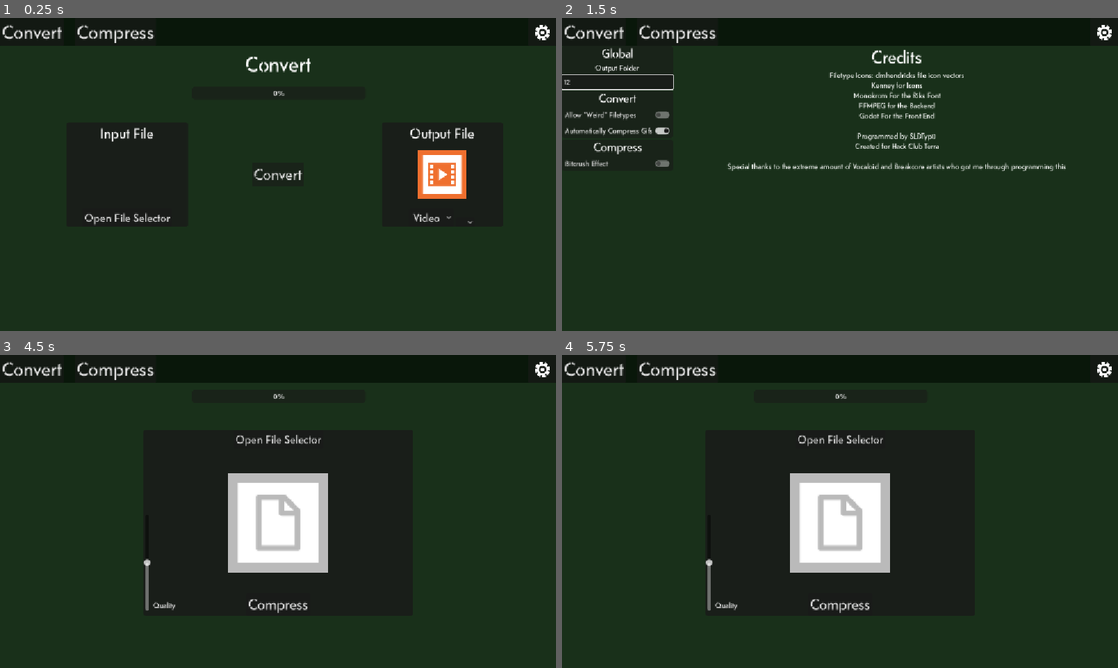
Above: before the commit, frames 1-4 (two rows, left to right).
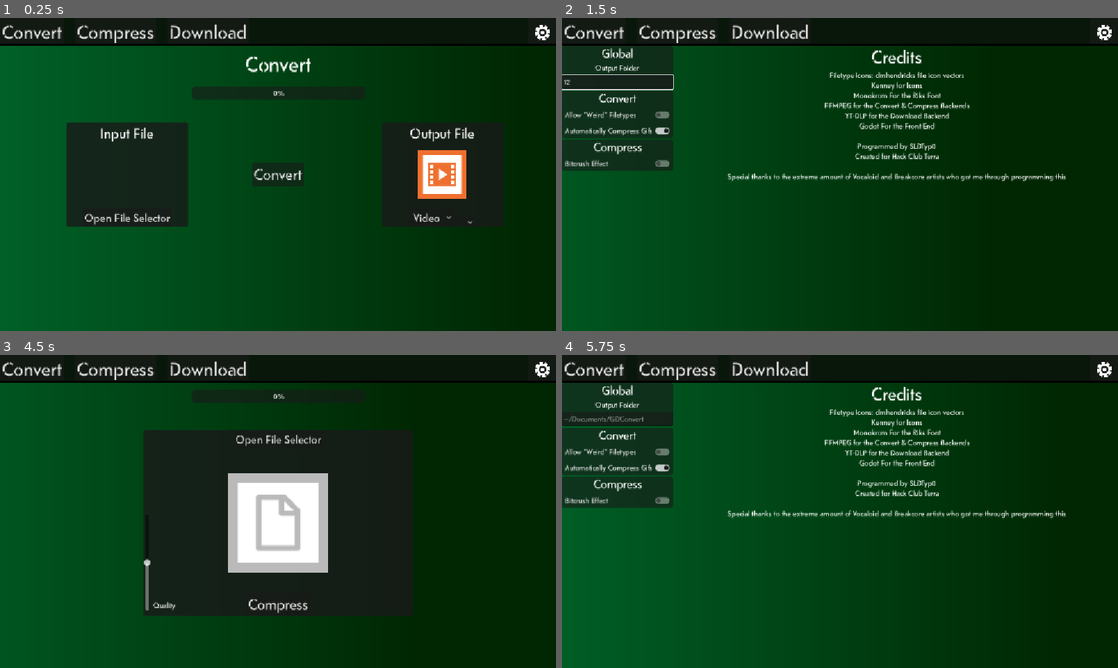
Above: after the commit, the same moments.

Repository: Typ0Codes/ff-mpeg-frontend
Game: Godot game, scene res://Convert.tscn
Same seed, same stepped clock (60 frames per second), same inputs: the game is played once before the commit and once after it.
Inputs (mouse positions are in pixels of both pictures, inside the frame that each line leads up to):
- Up to frame 1 (0.25 s): no input
- Up to frame 2 (1.5 s): click (1101, 30) at 0.5 s; click (617, 80) at 1.27 s; type "12" at 1.35 s
- Up to frame 3 (4.5 s): click (539, 367) at 2 s; click "Convert" at 2.75 s; click "Convert" at 3.5 s; click "Compress" at 4.25 s
- Up to frame 4 (5.75 s): click (1101, 367) at 5 s

The runs differ from the first frame. In frame 1, 75% of the frame differs, in the area x 0-100%, y 2-100%; in frame 2, 82%; in frame 3, 61%; in frame 4, 85%.

Commit message:
GOD motherfuckin DAMN
i litterally ran out of project to do before i got enough time lmao so

Diff:
--- a/Compress.tscn
+++ b/Compress.tscn
@@ -2,16 +2,16 @@
 
 [ext_resource type="Script" uid="uid://cv6t2pwgsxkha" path="res://compress.gd" id="1_51sni"]
 [ext_resource type="Texture2D" uid="uid://cy5mpnlxfljb0" path="res://gear.png" id="1_r5lo5"]
+[ext_resource type="Shader" uid="uid://cymgefk06cptg" path="res://background.gdshader" id="2_2o3ly"]
 [ext_resource type="Theme" uid="uid://dk5gur85t661f" path="res://Defaults.tres" id="2_51sni"]
 [ext_resource type="Texture2D" uid="uid://cxvqvqsp3aqbm" path="res://blank.svg" id="4_rdarn"]
 
-[sub_resource type="StyleBoxFlat" id="StyleBoxFlat_rdarn"]
-content_margin_left = 0.0
-content_margin_top = 0.0
-content_margin_right = 0.0
-content_margin_bottom = 0.0
-bg_color = Color(0.09689999, 0.19, 0.101555, 1)
-corner_detail = 5
+[sub_resource type="ShaderMaterial" id="ShaderMaterial_ocpuc"]
+shader = ExtResource("2_2o3ly")
+shader_parameter/color1 = Color(7.70092e-07, 0.38675863, 0.15870786, 1)
+shader_parameter/color2 = Color(0, 0.14788443, 0.007501707, 1)
+shader_parameter/speed = 0.5
+shader_parameter/range = 0.3
 
 [sub_resource type="StyleBoxFlat" id="StyleBoxFlat_2o3ly"]
 content_margin_left = 0.0
@@ -84,14 +84,14 @@
 video_extensions_weird = PackedStringArray("m4v", "m4p", "3gp", "3g2", "psp", "f4v", "f4p", "avi", "flv", "ogv", "mpg", "gif (uncompressed)")
 image_extensions_weird = PackedStringArray("tga", "avif", "exr", "dpx", "psd", "dng", "raw", "qoi", "pcx")
 
-[node name="BG Color" type="Panel" parent="." unique_id=1108976611]
+[node name="BG Color" type="ColorRect" parent="." unique_id=478672309]
+material = SubResource("ShaderMaterial_ocpuc")
 layout_mode = 1
 anchors_preset = 15
 anchor_right = 1.0
 anchor_bottom = 1.0
 grow_horizontal = 2
 grow_vertical = 2
-theme_override_styles/panel = SubResource("StyleBoxFlat_rdarn")
 
 [node name="ControlBar" type="PanelContainer" parent="." unique_id=248007803]
 layout_mode = 1
@@ -110,6 +110,7 @@
 
 [node name="HBoxContainer" type="HBoxContainer" parent="ControlBar" unique_id=2058535225]
 layout_mode = 2
+size_flags_horizontal = 0
 theme_override_constants/separation = 23
 
 [node name="Convert" type="Button" parent="ControlBar/HBoxContainer" unique_id=1225518417]
@@ -125,6 +126,19 @@
 theme = ExtResource("2_51sni")
 theme_override_font_sizes/font_size = 40
 text = "Compress"
+
+[node name="Download" type="Button" parent="ControlBar/HBoxContainer" unique_id=1497695070]
+layout_mode = 2
+size_flags_horizontal = 0
+theme = ExtResource("2_51sni")
+theme_override_font_sizes/font_size = 40
+text = "Download"
+
+[node name="ColorRect" type="ColorRect" parent="ControlBar" unique_id=1009081062]
+custom_minimum_size = Vector2(0, 4.23)
+layout_mode = 2
+size_flags_vertical = 8
+color = Color(0, 0, 0, 1)
 
 [node name="InputFile" type="PanelContainer" parent="." unique_id=1240003551]
 layout_mode = 1
@@ -256,6 +270,7 @@
 
 [connection signal="pressed" from="ControlBar/Settings" to="." method="_on_settings_pressed"]
 [connection signal="pressed" from="ControlBar/HBoxContainer/Convert" to="." method="_on_convert_pressed"]
+[connection signal="pressed" from="ControlBar/HBoxContainer/Download" to="." method="_on_download_pressed"]
 [connection signal="pressed" from="InputFile/Button" to="." method="_on_file_selector_pressed"]
 [connection signal="pressed" from="InputFile/compress" to="." method="compress"]
 [connection signal="file_selected" from="InputFile/InputFileDialog" to="." method="_on_input_file_dialog_file_selected"]
--- a/Convert.tscn
+++ b/Convert.tscn
@@ -7,14 +7,14 @@
 [ext_resource type="Texture2D" uid="uid://bcixt3rls64u4" path="res://Video.svg" id="3_x3lue"]
 [ext_resource type="Texture2D" uid="uid://sg3anh6gl5tp" path="res://Image.svg" id="4_65hhb"]
 [ext_resource type="Texture2D" uid="uid://d35r1gm0dc0ip" path="res://Folder.svg" id="5_x3lue"]
-
-[sub_resource type="StyleBoxFlat" id="StyleBoxFlat_3lg8h"]
-content_margin_left = 0.0
-content_margin_top = 0.0
-content_margin_right = 0.0
-content_margin_bottom = 0.0
-bg_color = Color(0.09689999, 0.19, 0.101555, 1)
-corner_detail = 5
+[ext_resource type="Shader" uid="uid://cymgefk06cptg" path="res://background.gdshader" id="6_sgrap"]
+
+[sub_resource type="ShaderMaterial" id="ShaderMaterial_1636d"]
+shader = ExtResource("6_sgrap")
+shader_parameter/color1 = Color(7.70092e-07, 0.38675863, 0.15870786, 1)
+shader_parameter/color2 = Color(0, 0.14788443, 0.007501707, 1)
+shader_parameter/speed = 0.5
+shader_parameter/range = 0.3
 
 [sub_resource type="StyleBoxFlat" id="StyleBoxFlat_gih14"]
 content_margin_left = 0.0
@@ -79,20 +79,20 @@
 Image_Image = ExtResource("4_65hhb")
 Folder_Image = ExtResource("5_x3lue")
 
-[node name="BG Color" type="Panel" parent="." unique_id=1914869696]
+[node name="BG Color" type="ColorRect" parent="." unique_id=591496267]
+material = SubResource("ShaderMaterial_1636d")
 layout_mode = 1
 anchors_preset = 15
 anchor_right = 1.0
 anchor_bottom = 1.0
 grow_horizontal = 2
 grow_vertical = 2
-theme_override_styles/panel = SubResource("StyleBoxFlat_3lg8h")
 
 [node name="ControlBar" type="PanelContainer" parent="." unique_id=445110249]
 layout_mode = 1
 anchors_preset = 10
 anchor_right = 1.0
-offset_bottom = 33.725
+offset_bottom = 58.0
 grow_horizontal = 2
 theme_override_styles/panel = SubResource("StyleBoxFlat_gih14")
 
@@ -120,6 +120,19 @@
 theme = ExtResource("2_bypvw")
 theme_override_font_sizes/font_size = 40
 text = "Compress"
+
+[node name="Download" type="Button" parent="ControlBar/HBoxContainer" unique_id=1814827925]
+layout_mode = 2
+size_flags_horizontal = 0
+theme = ExtResource("2_bypvw")
+theme_override_font_sizes/font_size = 40
+text = "Download"
+
+[node name="ColorRect" type="ColorRect" parent="ControlBar" unique_id=1473350903]
+custom_minimum_size = Vector2(0, 4.23)
+layout_mode = 2
+size_flags_vertical = 8
+color = Color(0, 0, 0, 1)
 
 [node name="Label" type="Label" parent="." unique_id=78067633]
 layout_mode = 1
@@ -322,6 +335,7 @@
 
 [connection signal="pressed" from="ControlBar/Settings" to="." method="_on_settings_pressed"]
 [connection signal="pressed" from="ControlBar/HBoxContainer/Compress" to="." method="_on_compress_pressed"]
+[connection signal="pressed" from="ControlBar/HBoxContainer/Download" to="." method="_on_download_pressed"]
 [connection signal="pressed" from="InputFile/Button" to="." method="_on_input_file_selector_button_pressed"]
 [connection signal="dir_selected" from="InputFile/InputFileDialog" to="." method="_on_input_file_dialog_dir_selected"]
 [connection signal="file_selected" from="InputFile/InputFileDialog" to="." method="_on_input_file_dialog_file_selected"]
--- /dev/null
+++ b/Download.tscn
@@ -0,0 +1,265 @@
+[gd_scene format=3 uid="uid://xyua018wfcbu"]
+
+[ext_resource type="Script" uid="uid://duxbgqa2vtjla" path="res://download.gd" id="1_ltk6p"]
+[ext_resource type="Texture2D" uid="uid://cy5mpnlxfljb0" path="res://gear.png" id="1_m0uox"]
+[ext_resource type="Theme" uid="uid://dk5gur85t661f" path="res://Defaults.tres" id="2_ltk6p"]
+[ext_resource type="Shader" uid="uid://cymgefk06cptg" path="res://background.gdshader" id="2_r3wti"]
+[ext_resource type="FontFile" uid="uid://ffpgrfffcbn6" path="res://Riks-Normal.otf" id="4_1636d"]
+
+[sub_resource type="ShaderMaterial" id="ShaderMaterial_brwv2"]
+shader = ExtResource("2_r3wti")
+shader_parameter/color1 = Color(7.70092e-07, 0.38675863, 0.15870786, 1)
+shader_parameter/color2 = Color(0, 0.14788443, 0.007501707, 1)
+shader_parameter/speed = 0.5
+shader_parameter/range = 0.3
+
+[sub_resource type="StyleBoxFlat" id="StyleBoxFlat_r3wti"]
+content_margin_left = 0.0
+content_margin_top = 0.0
+content_margin_right = 0.0
+content_margin_bottom = 0.0
+bg_color = Color(0.03750939, 0.09221437, 0.039877687, 1)
+corner_detail = 5
+
+[sub_resource type="StyleBoxFlat" id="StyleBoxFlat_brwv2"]
+content_margin_left = 0.0
+content_margin_top = 0.0
+content_margin_right = 0.0
+content_margin_bottom = 0.0
+bg_color = Color(0.1, 0.1, 0.1, 0.8039216)
+corner_radius_top_left = 5
+corner_radius_top_right = 5
+corner_radius_bottom_right = 5
+corner_radius_bottom_left = 5
+corner_detail = 5
+
+[sub_resource type="StyleBoxFlat" id="StyleBoxFlat_gylkq"]
+content_margin_left = 4.0
+content_margin_top = 4.0
+content_margin_right = 4.0
+content_margin_bottom = 4.0
+bg_color = Color(0.1, 0.1, 0.1, 0.8627451)
+border_width_bottom = 2
+border_color = Color(0, 0, 0, 0.6)
+corner_radius_top_left = 3
+corner_radius_top_right = 3
+corner_radius_bottom_right = 3
+corner_radius_bottom_left = 3
+corner_detail = 5
+
+[sub_resource type="StyleBoxFlat" id="StyleBoxFlat_srwiv"]
+content_margin_left = 2.0
+content_margin_top = 2.0
+content_margin_right = 2.0
+content_margin_bottom = 2.0
+bg_color = Color(0.1, 0.1, 0.1, 0.59607846)
+corner_radius_top_left = 6
+corner_radius_top_right = 6
+corner_radius_bottom_right = 6
+corner_radius_bottom_left = 6
+corner_detail = 6
+
+[sub_resource type="StyleBoxFlat" id="StyleBoxFlat_n01q7"]
+content_margin_left = 2.0
+content_margin_top = 2.0
+content_margin_right = 2.0
+content_margin_bottom = 2.0
+bg_color = Color(0, 0.64510465, 0.24697137, 1)
+corner_radius_top_left = 6
+corner_radius_top_right = 6
+corner_radius_bottom_right = 6
+corner_radius_bottom_left = 6
+corner_detail = 6
+
+[node name="Control" type="Control" unique_id=110100424]
+layout_mode = 3
+anchors_preset = 15
+anchor_right = 1.0
+anchor_bottom = 1.0
+grow_horizontal = 2
+grow_vertical = 2
+script = ExtResource("1_ltk6p")
+
+[node name="BG Color" type="ColorRect" parent="." unique_id=1320620665]
+material = SubResource("ShaderMaterial_brwv2")
+layout_mode = 1
+anchors_preset = 15
+anchor_right = 1.0
+anchor_bottom = 1.0
+grow_horizontal = 2
+grow_vertical = 2
+
+[node name="ControlBar" type="PanelContainer" parent="." unique_id=2113647062]
+layout_mode = 1
+anchors_preset = 10
+anchor_right = 1.0
+offset_bottom = 33.725
+grow_horizontal = 2
+theme_override_styles/panel = SubResource("StyleBoxFlat_r3wti")
+
+[node name="Settings" type="Button" parent="ControlBar" unique_id=466998112]
+layout_mode = 2
+size_flags_horizontal = 8
+offset_transform_scale = Vector2(0.475, 0.475)
+icon = ExtResource("1_m0uox")
+alignment = 2
+
+[node name="HBoxContainer" type="HBoxContainer" parent="ControlBar" unique_id=440670943]
+layout_mode = 2
+size_flags_horizontal = 0
+theme_override_constants/separation = 23
+
+[node name="Convert" type="Button" parent="ControlBar/HBoxContainer" unique_id=740442630]
+layout_mode = 2
+size_flags_horizontal = 0
+theme = ExtResource("2_ltk6p")
+theme_override_font_sizes/font_size = 40
+text = "Convert"
+
+[node name="Compress" type="Button" parent="ControlBar/HBoxContainer" unique_id=2070327682]
+layout_mode = 2
+size_flags_horizontal = 0
+theme = ExtResource("2_ltk6p")
+theme_override_font_sizes/font_size = 40
+text = "Compress"
+
+[node name="Download" type="Button" parent="ControlBar/HBoxContainer" unique_id=1874785311]
+layout_mode = 2
+size_flags_horizontal = 0
+theme = ExtResource("2_ltk6p")
+theme_override_font_sizes/font_size = 40
+text = "Download"
+
+[node name="ColorRect" type="ColorRect" parent="ControlBar" unique_id=1959752401]
+custom_minimum_size = Vector2(0, 4.23)
+layout_mode = 2
+size_flags_vertical = 8
+color = Color(0, 0, 0, 1)
+
+[node name="InputFile" type="PanelContainer" parent="." unique_id=349866721]
+layout_mode = 1
+anchors_preset = 8
+anchor_left = 0.5
+anchor_top = 0.5
+anchor_right = 0.5
+anchor_bottom = 0.5
+offset_left = -159.25
+offset_top = -90.0
+offset_right = 159.25
+offset_bottom = 58.0
+grow_horizontal = 2
+grow_vertical = 2
+theme_override_styles/panel = SubResource("StyleBoxFlat_brwv2")
+
+[node name="InputFileDialog" type="FileDialog" parent="InputFile" unique_id=1039292736]
+oversampling_override = 1.0
+title = "Open a File"
+file_mode = 0
+access = 2
+use_native_dialog = true
+
+[node name="Label" type="Label" parent="InputFile" unique_id=1237558302]
+layout_mode = 2
+size_flags_vertical = 0
+offset_transform_enabled = true
+offset_transform_position = Vector2(0, 5.995)
+offset_transform_position_ratio = Vector2(0, 2.235)
+offset_transform_visual_only = false
+theme = ExtResource("2_ltk6p")
+horizontal_alignment = 1
+clip_text = true
+text_overrun_behavior = 5
+
+[node name="LineEdit" type="LineEdit" parent="InputFile" unique_id=60885789]
+custom_minimum_size = Vector2(277.83, 0)
+layout_mode = 2
+size_flags_horizontal = 4
+size_flags_vertical = 0
+offset_transform_enabled = true
+offset_transform_position_ratio = Vector2(0, 1.665)
+offset_transform_visual_only = false
+theme_override_styles/normal = SubResource("StyleBoxFlat_gylkq")
+placeholder_text = "URL"
+
+[node name="Label2" type="Label" parent="InputFile" unique_id=886003371]
+layout_mode = 2
+size_flags_vertical = 0
+theme_override_fonts/font = ExtResource("4_1636d")
+theme_override_font_sizes/font_size = 28
+text = "Youtube Downloader"
+horizontal_alignment = 1
+
+[node name="HBoxContainer" type="HBoxContainer" parent="InputFile" unique_id=381860456]
+layout_mode = 2
+size_flags_vertical = 8
+
+[node name="CheckButton" type="CheckButton" parent="InputFile/HBoxContainer" unique_id=476124820]
+layout_mode = 2
+size_flags_horizontal = 0
+size_flags_vertical = 8
+text = "Audio Only"
+
+[node name="Download" type="Button" parent="InputFile/HBoxContainer" unique_id=401837491]
+layout_mode = 2
+size_flags_horizontal = 4
+size_flags_vertical = 8
+offset_transform_visual_only = false
+theme = ExtResource("2_ltk6p")
+theme_override_font_sizes/font_size = 31
+text = "Download"
+
+[node name="ProgressBar" type="ProgressBar" parent="." unique_id=1462790950]
+layout_mode = 1
+anchors_preset = 5
+anchor_left = 0.5
+anchor_right = 0.5
+offset_left = -177.82999
+offset_top = 141.675
+offset_right = 181.40369
+offset_bottom = 168.67505
+grow_horizontal = 2
+theme = ExtResource("2_ltk6p")
+theme_override_styles/background = SubResource("StyleBoxFlat_srwiv")
+theme_override_styles/fill = SubResource("StyleBoxFlat_n01q7")
+max_value = 1.0
+step = 0.001
+
+[node name="YouWin" type="Button" parent="." unique_id=1606998318]
+visible = false
+layout_mode = 1
+anchors_preset = 5
+anchor_left = 0.5
+anchor_right = 0.5
+offset_left = -76.95999
+offset_top = 175.5
+offset_right = 79.036865
+offset_bottom = 202.50005
+grow_horizontal = 2
+theme = ExtResource("2_ltk6p")
+text = "...Converted Succesfully!"
+
+[node name="ErrorMsg" type="Label" parent="." unique_id=1832529255]
+visible = false
+layout_mode = 1
+anchors_preset = 5
+anchor_left = 0.5
+anchor_right = 0.5
+offset_left = -76.95999
+offset_top = 175.5
+offset_right = 86.04004
+offset_bottom = 204.5
+grow_horizontal = 2
+theme = ExtResource("2_ltk6p")
+text = "You Are Fucked"
+horizontal_alignment = 1
+
+[node name="Timer" type="Timer" parent="." unique_id=1486782862]
+wait_time = 0.2
+
+[connection signal="pressed" from="ControlBar/Settings" to="." method="_on_settings_pressed"]
+[connection signal="pressed" from="ControlBar/HBoxContainer/Convert" to="." method="_on_convert_pressed"]
+[connection signal="pressed" from="ControlBar/HBoxContainer/Compress" to="." method="_on_compress_pressed"]
+[connection signal="text_changed" from="InputFile/LineEdit" to="." method="_on_line_edit_text_changed"]
+[connection signal="toggled" from="InputFile/HBoxContainer/CheckButton" to="." method="_on_check_button_toggled"]
+[connection signal="pressed" from="InputFile/HBoxContainer/Download" to="." method="_on_download_pressed"]
+[connection signal="timeout" from="Timer" to="." method="_on_timer_timeout"]
--- a/Settings.tscn
+++ b/Settings.tscn
@@ -2,15 +2,15 @@
 
 [ext_resource type="Texture2D" uid="uid://cy5mpnlxfljb0" path="res://gear.png" id="1_2fv1l"]
 [ext_resource type="Script" uid="uid://bw31a82tqa7r2" path="res://settings.gd" id="1_mx4kw"]
+[ext_resource type="Shader" uid="uid://cymgefk06cptg" path="res://background.gdshader" id="2_37a8j"]
 [ext_resource type="Theme" uid="uid://dk5gur85t661f" path="res://Defaults.tres" id="2_mx4kw"]
 
-[sub_resource type="StyleBoxFlat" id="StyleBoxFlat_37a8j"]
-content_margin_left = 0.0
-content_margin_top = 0.0
-content_margin_right = 0.0
-content_margin_bottom = 0.0
-bg_color = Color(0.09689999, 0.19, 0.101555, 1)
-corner_detail = 5
+[sub_resource type="ShaderMaterial" id="ShaderMaterial_sfvul"]
+shader = ExtResource("2_37a8j")
+shader_parameter/color1 = Color(7.70092e-07, 0.38675863, 0.15870786, 1)
+shader_parameter/color2 = Color(0, 0.14788443, 0.007501707, 1)
+shader_parameter/speed = 0.5
+shader_parameter/range = 0.3
 
 [sub_resource type="StyleBoxFlat" id="StyleBoxFlat_mx4kw"]
 content_margin_left = 0.0
@@ -45,14 +45,14 @@
 grow_vertical = 2
 script = ExtResource("1_mx4kw")
 
-[node name="BG Color" type="Panel" parent="." unique_id=718647599]
+[node name="BG Color" type="ColorRect" parent="." unique_id=272300056]
+material = SubResource("ShaderMaterial_sfvul")
 layout_mode = 1
 anchors_preset = 15
 anchor_right = 1.0
 anchor_bottom = 1.0
 grow_horizontal = 2
 grow_vertical = 2
-theme_override_styles/panel = SubResource("StyleBoxFlat_37a8j")
 
 [node name="ScrollContainer" type="ScrollContainer" parent="." unique_id=361766174]
 layout_mode = 0
@@ -160,7 +160,8 @@
 text = "Filetype Icons: [url=https://github.com/dmhendricks/file-icon-vectors]dmhendricks file icon vectors[/url]
 Kenney for Icons
 Monokrom For the Riks Font
-FFMPEG for the Backend
+FFMPEG for the Convert & Compress Backends
+YT-DLP for the Download Backend
 Godot For the Front End
 
 Programmed by SLDTyp0
@@ -203,9 +204,23 @@
 theme_override_font_sizes/font_size = 40
 text = "Compress"
 
+[node name="Download" type="Button" parent="ControlBar/HBoxContainer" unique_id=714721508]
+layout_mode = 2
+size_flags_horizontal = 0
+theme = ExtResource("2_mx4kw")
+theme_override_font_sizes/font_size = 40
+text = "Download"
+
+[node name="ColorRect" type="ColorRect" parent="ControlBar" unique_id=630980072]
+custom_minimum_size = Vector2(0, 4.23)
+layout_mode = 2
+size_flags_vertical = 8
+color = Color(0, 0, 0, 1)
+
 [connection signal="text_changed" from="ScrollContainer/HBoxContainer/VBoxContainer/PanelContainer2/VBoxContainer/LineEdit" to="." method="_on_line_edit_text_changed"]
 [connection signal="toggled" from="ScrollContainer/HBoxContainer/VBoxContainer/PanelContainer/VBoxContainer/WeirdFiles" to="." method="_on_weird_files_toggled"]
 [connection signal="toggled" from="ScrollContainer/HBoxContainer/VBoxContainer/PanelContainer/VBoxContainer/AutoCompressGifs" to="." method="_on_auto_compress_gifs_toggled"]
 [connection signal="toggled" from="ScrollContainer/HBoxContainer/VBoxContainer/PanelContainer3/VBoxContainer/Bitcrush" to="." method="_on_bitcrush_toggled"]
 [connection signal="pressed" from="ControlBar/HBoxContainer/Convert" to="." method="_on_convert_pressed"]
 [connection signal="pressed" from="ControlBar/HBoxContainer/Compress" to="." method="_on_compress_pressed"]
+[connection signal="pressed" from="ControlBar/HBoxContainer/Download" to="." method="_on_download_pressed"]
--- /dev/null
+++ b/background.gdshader
@@ -0,0 +1,12 @@
+shader_type canvas_item;
+
+uniform vec4 color1 : source_color = vec4(0.1, 0.0, 0.3, 1.0);
+uniform vec4 color2 : source_color = vec4(0.0, 0.8, 0.9, 1.0);
+uniform float speed = 0.5;
+uniform float range = 0.3; // how far it swings (0.0 - 1.0)
+
+void fragment() {
+    float offset = sin(TIME * speed) * range;
+    float t = clamp(UV.x + offset, 0.0, 1.0);
+    COLOR = mix(color1, color2, t);
+}
--- a/compress.gd
+++ b/compress.gd
@@ -177,6 +177,8 @@
 	inputfile = path
 	print(inputfile)
 
+	$InputFile/Label.text = inputfile
+
 	if (inputfile.get_extension() in audio_extensions) or (inputfile.get_extension() in audio_extensions_weird):
 		VideoOut = false
 		AudioOut = true
@@ -280,3 +282,7 @@
 	ffmpeg_pid = OS.create_process("ffmpeg", a)
 	if ffmpeg_pid == -1:
 		error_handler("ffmpeg failed to launch (upscale pass)")
+
+
+func _on_download_pressed() -> void:
+	get_tree().change_scene_to_file("res://Download.tscn")
--- a/convert.gd
+++ b/convert.gd
@@ -320,3 +320,7 @@
 
 func _on_compress_pressed() -> void:
 	get_tree().change_scene_to_file("res://Compress.tscn")
+
+
+func _on_download_pressed() -> void:
+	get_tree().change_scene_to_file("res://Download.tscn")
--- /dev/null
+++ b/download.gd
@@ -0,0 +1,169 @@
+extends Control
+
+var URL = ''
+var documents_path = OS.get_system_dir(OS.SYSTEM_DIR_DOCUMENTS)
+@onready var outputpath = documents_path + "/GDConvert/"
+
+var progress_path = OS.get_user_data_dir() + "/Progress/"
+var yt_pid := -1
+var yt_log := ""
+var log_pos := 0
+var had_error := false
+var wav_only := false
+
+var percent_regex := RegEx.new()
+var item_regex := RegEx.new()
+var frag_regex := RegEx.new()
+
+var cur_item := 1
+var total_items := 1
+var stream_idx := 0
+var stream_pct := 0.0
+
+
+func _ready() -> void:
+	percent_regex.compile("(\\d+(?:\\.\\d+)?)% of")
+	item_regex.compile("Downloading item (\\d+) of (\\d+)")
+	frag_regex.compile("\\(frag (\\d+)/(\\d+)\\)")
+	$ProgressBar.min_value = 0
+	$ProgressBar.max_value = 1
+	$ProgressBar.value = 0
+
+
+func _sq(s: String) -> String:
+	return "'" + s.replace("'", "'\\''") + "'"
+
+
+func _on_download_pressed() -> void:
+	if URL.strip_edges() == "" or (yt_pid != -1 and OS.is_process_running(yt_pid)):
+		return
+
+	DirAccess.make_dir_recursive_absolute(progress_path)
+	DirAccess.make_dir_recursive_absolute(outputpath)
+	yt_log = progress_path + "ytdlp.txt"
+	if FileAccess.file_exists(yt_log):
+		DirAccess.remove_absolute(yt_log)
+
+	log_pos = 0
+	had_error = false
+	cur_item = 1
+	total_items = 1
+	stream_idx = 0
+	stream_pct = 0.0
+
+	var fmt := "-x --audio-format wav" if wav_only else "-S vcodec:h264,res,acodec:m4a --merge-output-format mp4"
+
+	var url := URL.strip_edges()
+	var is_playlist := "/playlist" in url or "--yes-playlist" in url
+	var out_tmpl := "%(playlist_title)s/%(title)s.%(ext)s" if is_playlist else "%(title)s.%(ext)s"
+
+	if OS.get_name() == "Windows":
+		var cmd := 'yt-dlp --newline --progress --progress-delta 0.5 %s -P "%s" -o "%s" "%s" > "%s" 2>&1' % [fmt, outputpath, out_tmpl.replace("%", "%%"), url, yt_log]
+		yt_pid = OS.create_process("cmd.exe", ["/c", cmd])
+	else:
+		var cmd := "unset LD_PRELOAD; yt-dlp --newline --progress --progress-delta 0.5 %s -P %s -o %s %s > %s 2>&1" % [fmt, _sq(outputpath), _sq(out_tmpl), _sq(url), _sq(yt_log)]
+		yt_pid = OS.create_process("/bin/sh", ["-c", cmd])
+
+	if yt_pid == -1:
+		push_error("Failed to launch yt-dlp")
+		return
+
+	$ProgressBar.value = 0
+	$InputFile/HBoxContainer/Download.disabled = true
+	$Timer.start()
+
+
+func _read_new_log() -> void:
+	if not FileAccess.file_exists(yt_log):
+		return
+	var f := FileAccess.open(yt_log, FileAccess.READ)
+	if f == null:
+		return
+	f.seek(log_pos)
+	var bytes := f.get_buffer(f.get_length() - log_pos)
+	f.close()
+
+	var last_nl := bytes.rfind(10)
+	if last_nl == -1:
+		return
+	log_pos += last_nl + 1
+	var text := bytes.slice(0, last_nl + 1).get_string_from_utf8()
+	for line in text.split("\n"):
+		_parse_line(line)
+
+	var item_frac := 0.0
+	if stream_idx == 1:
+		item_frac = stream_pct * 0.95
+	elif stream_idx >= 2:
+		item_frac = 0.95 + stream_pct * 0.05
+	$ProgressBar.value = (cur_item - 1 + item_frac) / total_items
+
+
+func _parse_line(line: String) -> void:
+	if line.begins_with("ERROR:") and not "ld.so" in line:
+		had_error = true
+		push_error(line)
+		return
+
+	var im := item_regex.search(line)
+	if im:
+		cur_item = im.get_string(1).to_int()
+		total_items = im.get_string(2).to_int()
+		stream_idx = 0
+		stream_pct = 0.0
+		return
+
+	if line.begins_with("[download] Destination:"):
+		stream_idx += 1
+		stream_pct = 0.0
+		return
+
+	if line.begins_with("[download]"):
+		var fm := frag_regex.search(line)
+		if fm:
+			stream_pct = clampf(fm.get_string(1).to_float() / maxf(fm.get_string(2).to_float(), 1.0), 0.0, 1.0)
+		else:
+			var m := percent_regex.search(line)
+			if m:
+				stream_pct = m.get_string(1).to_float() / 100.0
+
+
+func _on_timer_timeout() -> void:
+	_read_new_log()
+	if OS.is_process_running(yt_pid):
+		return
+
+	_read_new_log()
+	$Timer.stop()
+	$InputFile/HBoxContainer/Download.disabled = false
+	$ProgressBar.value = 0.0 if had_error else 1.0
+
+
+
+
+
+func _process(delta: float) -> void:
+	pass
+
+
+
+
+
+func _on_compress_pressed() -> void:
+	get_tree().change_scene_to_file("res://Compress.tscn")
+
+
+func _on_convert_pressed() -> void:
+	get_tree().change_scene_to_file("res://Convert.tscn")
+
+
+func _on_settings_pressed() -> void:
+	get_tree().change_scene_to_file("res://Settings.tscn")
+
+
+func _on_line_edit_text_changed(new_text: String) -> void:
+	URL = new_text
+
+
+func _on_check_button_toggled(toggled_on: bool) -> void:
+	wav_only = toggled_on
--- a/settings.gd
+++ b/settings.gd
@@ -40,3 +40,7 @@
 
 func _on_bitcrush_toggled(toggled_on: bool) -> void:
 	Globals.Bitcrush = toggled_on
+
+
+func _on_download_pressed() -> void:
+	get_tree().change_scene_to_file("res://Download.tscn")
Not shown, added: background.gdshader.uid
Not shown, added: download.gd.uid
